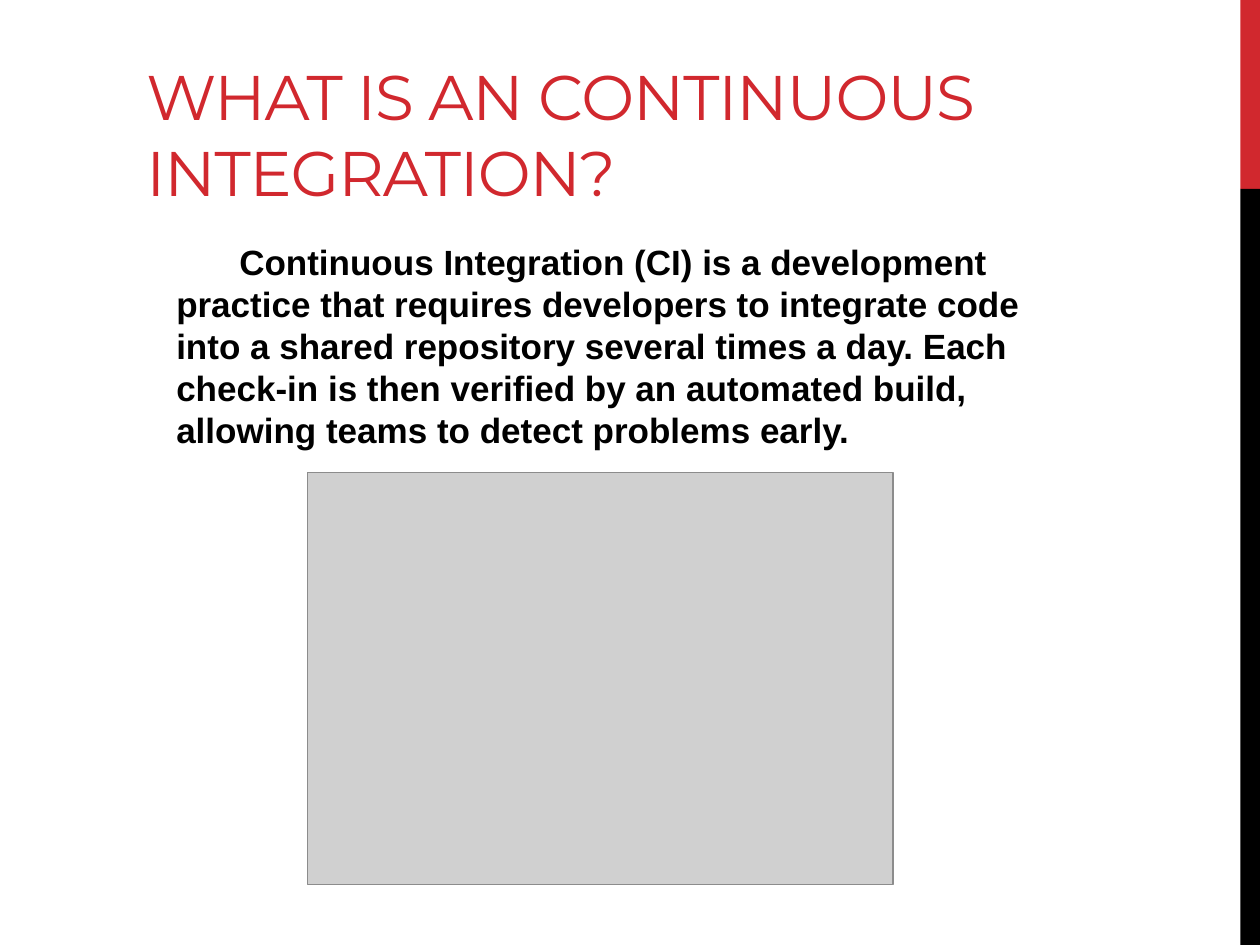
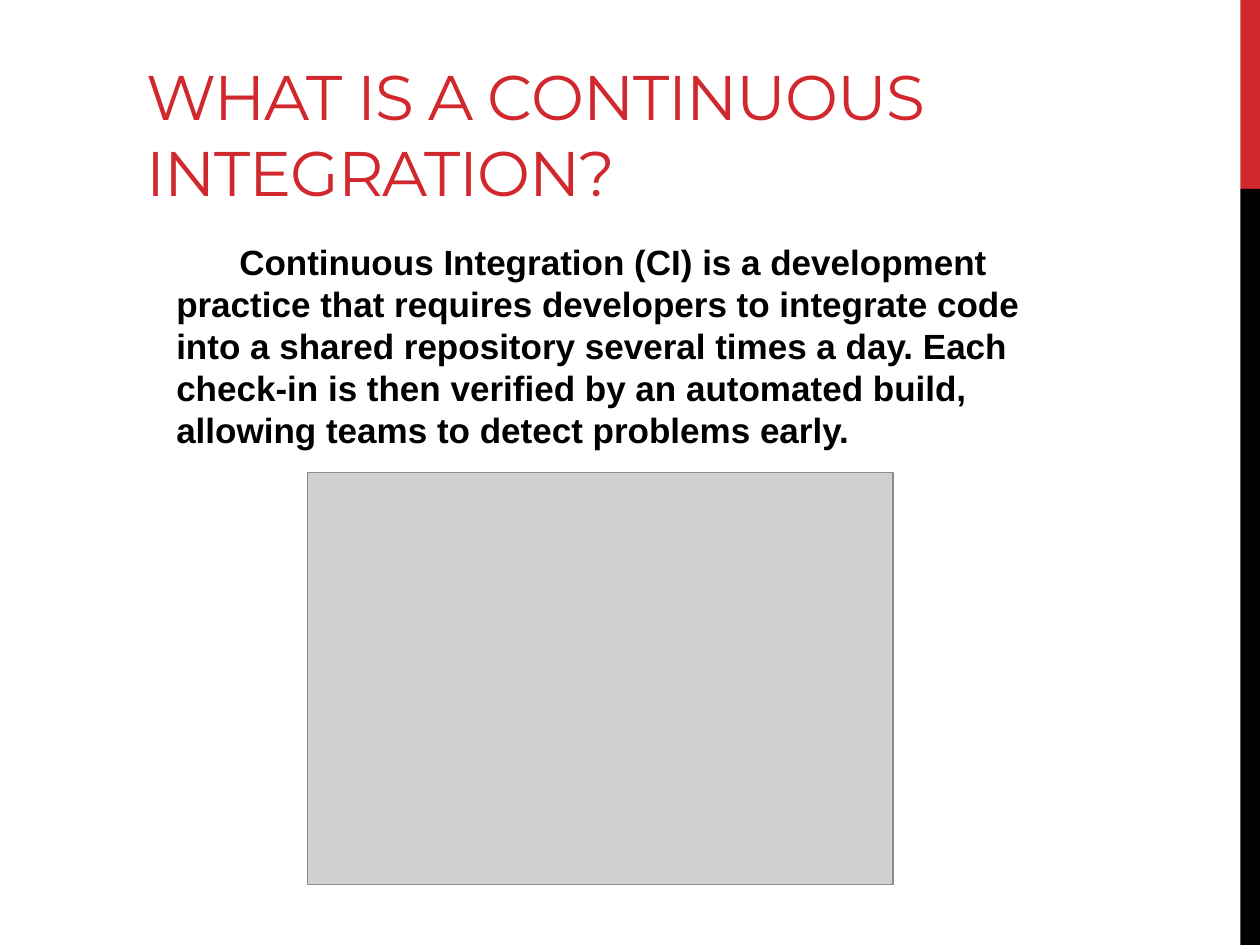
Before and after one commit to tarasiscom/Lv-273, a slide deck: slide 2 of education/Continious Integration&Deployment.pptx. Drawn at 1260x945 pixels with LibreOffice and Linux fonts; fonts in the diff are those of the drawing; grey boxes stand for pictures. Boxes give left, top, right and bottom in pixels: in the first picture for what was removed or moved away, otherwise in the second. Text is boxed around its words. In the diff, an @@ line names an element or a change of style, - is before the commit and + after.

Commit message:
New version of Continuous I&D presentation

```diff
--- a/education/Continious Integration&Deployment.pptx
+++ b/education/Continious Integration&Deployment.pptx
@@ title at (x1=146, y1=75, x2=925, y2=197): text changed @@
-WHAT IS AN CONTINUOUS INTEGRATION?
+WHAT IS A CONTINUOUS INTEGRATION?
```
Also in this commit, not shown: 1 other slide changed, 7 slides added.
